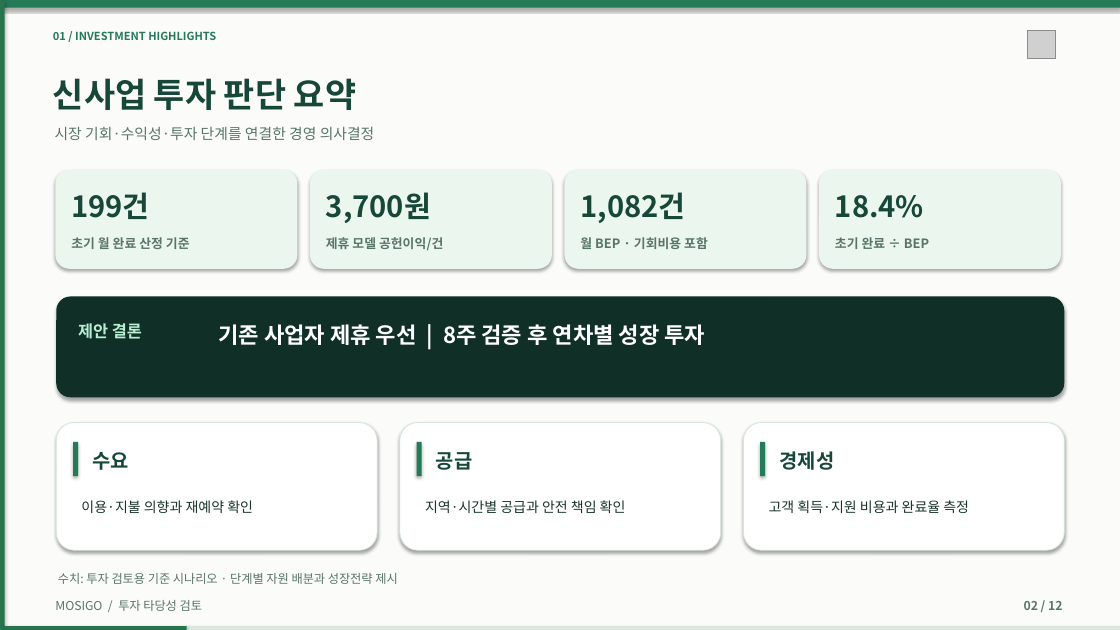
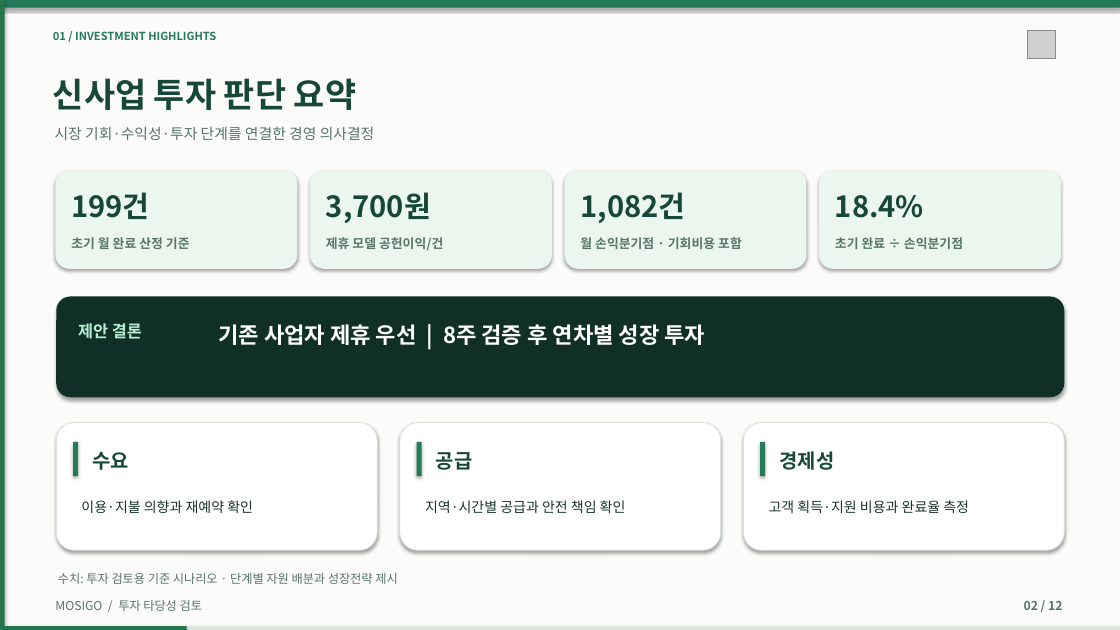
Before and after one commit to dohyunkimmm/mosigo-case-study, a slide deck: slide 2 of downloads/MOSIGO_IR_Investment_Review_12slides.pptx. Drawn at 1120x630 pixels with LibreOffice and Linux fonts; fonts in the diff are those of the drawing; grey boxes stand for pictures. Boxes give left, top, right and bottom in pixels: in the first picture for what was removed or moved away, otherwise in the second. Text is boxed around its words. In the diff, an @@ line names an element or a change of style, - is before the commit and + after.

```diff
--- a/downloads/MOSIGO_IR_Investment_Review_12slides.pptx
+++ b/downloads/MOSIGO_IR_Investment_Review_12slides.pptx
@@ text at (x1=580, y1=237, x2=742, y2=249): text changed @@
-월 BEP · 기회비용 포함
+월 손익분기점 · 기회비용 포함
@@ text at (x1=835, y1=237, x2=963, y2=249): text changed @@
-초기 완료 ÷ BEP
+초기 완료 ÷ 손익분기점
```
Also in this commit, not shown: 3 other slides changed, 9 other files.
